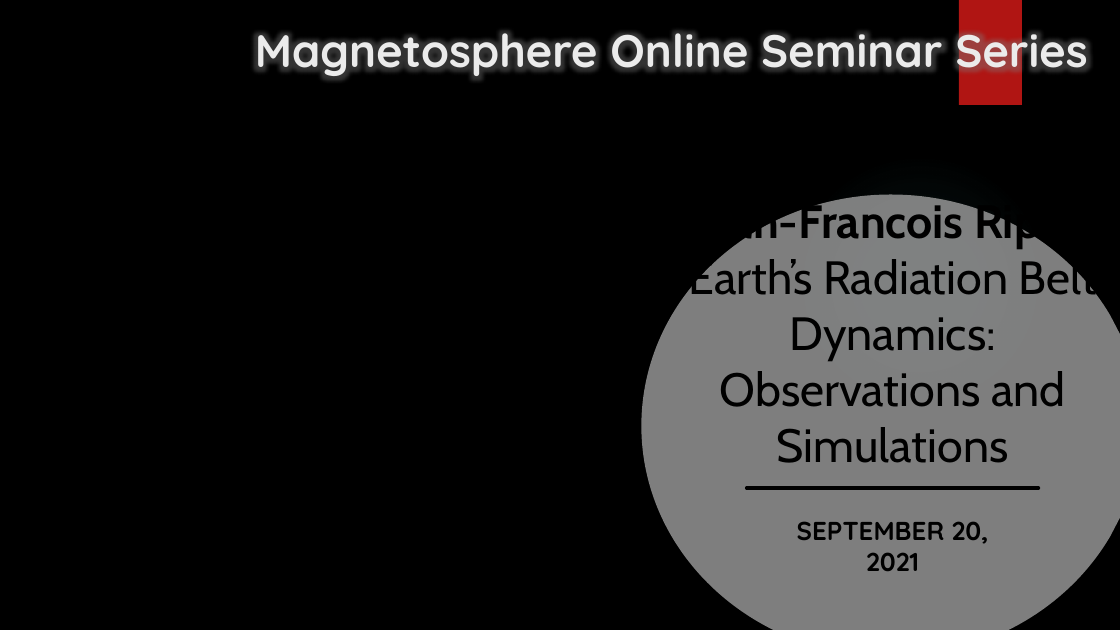
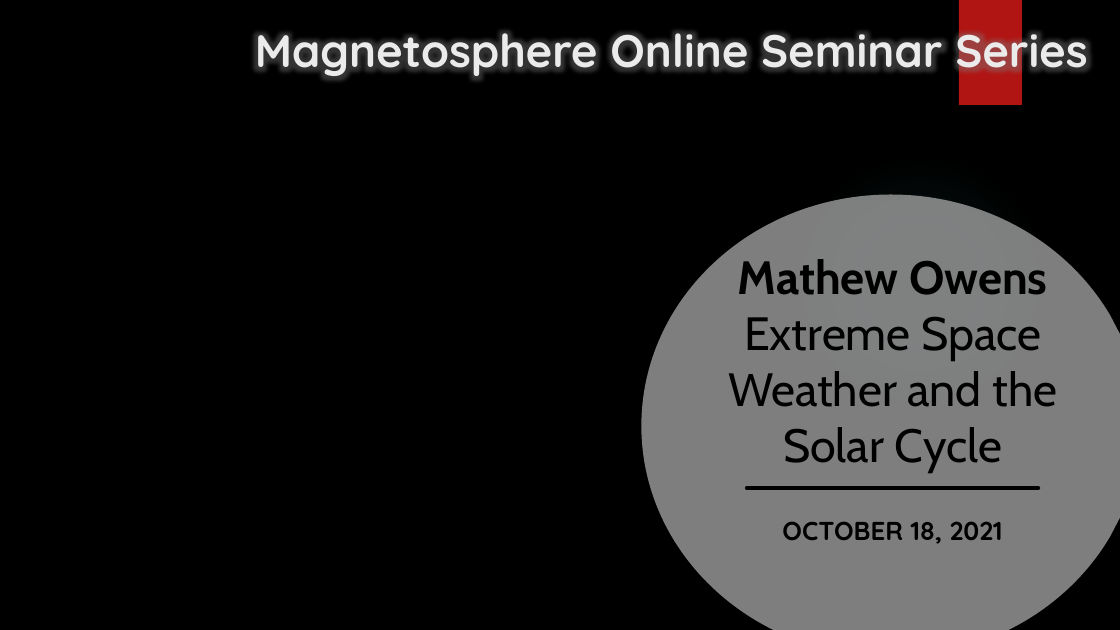
Before and after one commit to MSOLSS/MagSeminars, a slide deck: slide 1 of MSOSS_title.pptx. Drawn at 1120x630 pixels with LibreOffice and Linux fonts; fonts in the diff are those of the drawing; background and template pictures are left out. Boxes give left, top, right and bottom in pixels: in the first picture for what was removed or moved away, otherwise in the second. Text is boxed around its words. In the diff, an @@ line names an element or a change of style, - is before the commit and + after.

```diff
--- a/MSOSS_title.pptx
+++ b/MSOSS_title.pptx
@@ title at [728,259,1057,473]: text changed @@
-Jean-Francois Ripoll
-Earth’s Radiation Belt Dynamics: Observations and Simulations
+Mathew Owens
+Extreme Space Weather and the Solar Cycle
@@ subtitle at [782,521,1003,544]: text changed @@
-SEPTEMBER 20, 2021
+OCTOBER 18, 2021
```
Also in this commit, not shown: 1 other file.
